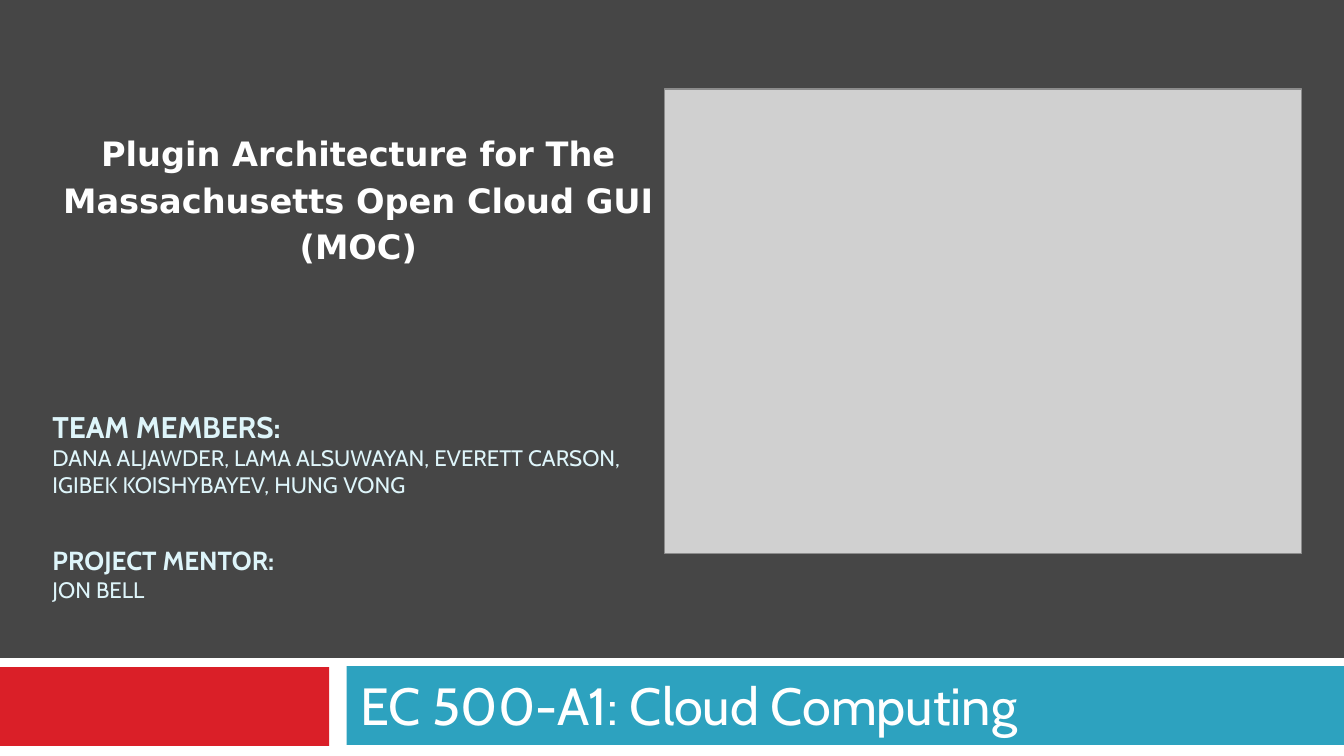
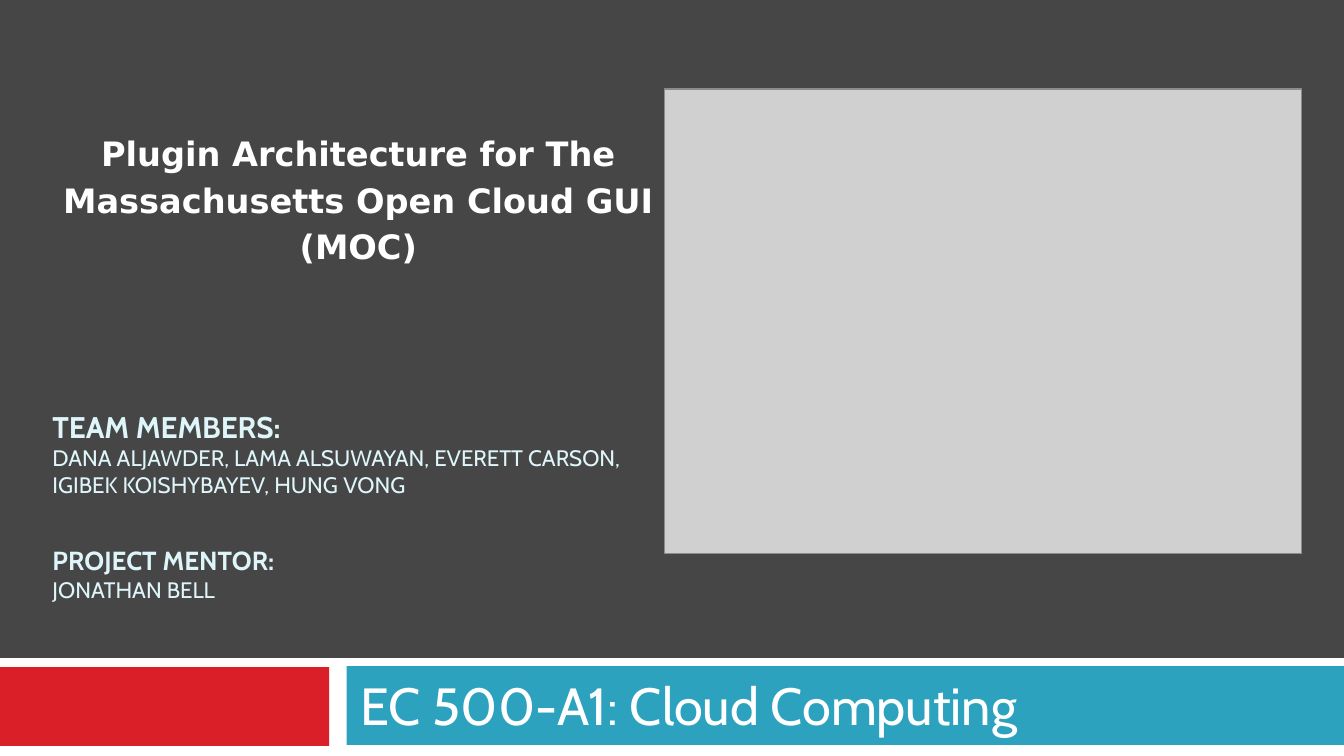
Before and after one commit to BU-EC500-SP15/moc-gui-plugins, a slide deck: slide 1 of MOCUIPlugin-final.pptx. Drawn at 1344x756 pixels with LibreOffice and Linux fonts; fonts in the diff are those of the drawing; grey boxes stand for pictures. Boxes give left, top, right and bottom in pixels: in the first picture for what was removed or moved away, otherwise in the second. Text is boxed around its words. In the diff, an @@ line names an element or a change of style, - is before the commit and + after.

Commit message:
Modified Slides

```diff
--- a/MOCUIPlugin-final.pptx
+++ b/MOCUIPlugin-final.pptx
@@ title at (52,416,620,602): text changed @@
-TEAM MEMBERS:
-DANA ALJAWDER, LAMA ALSUWAYAN, EVERETT CARSON,
-IGIBEK KOISHYBAYEV, HUNG VONG
-PROJECT MENTOR:
-JON BELL
+TEAM MEMBERS:
+DANA ALJAWDER, LAMA ALSUWAYAN, EVERETT CARSON,
+IGIBEK KOISHYBAYEV, HUNG VONG
+PROJECT MENTOR:
+JONATHAN BELL
```
